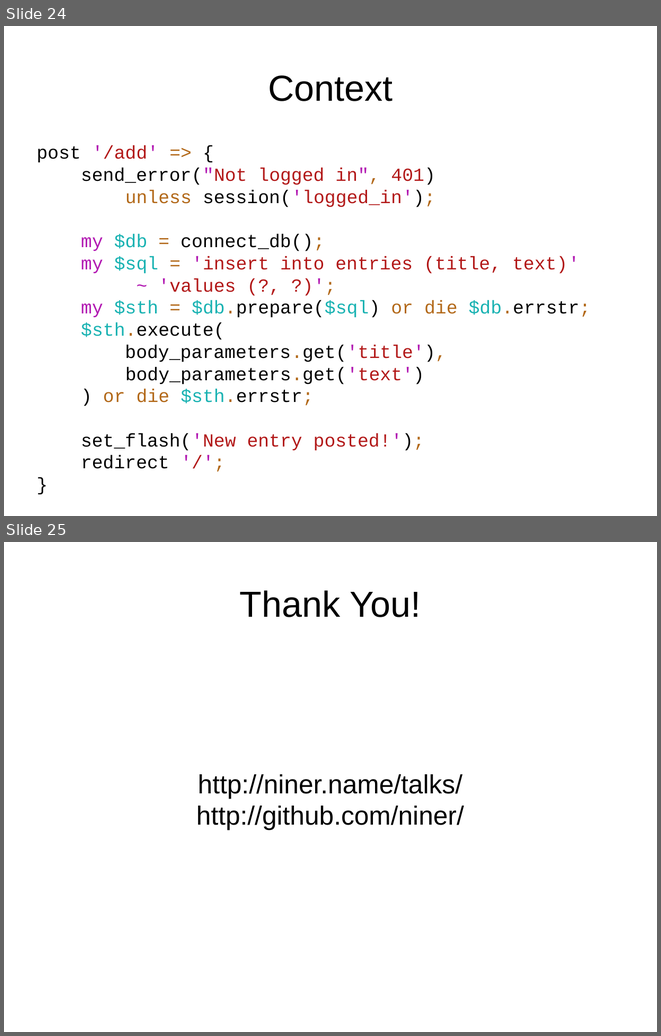
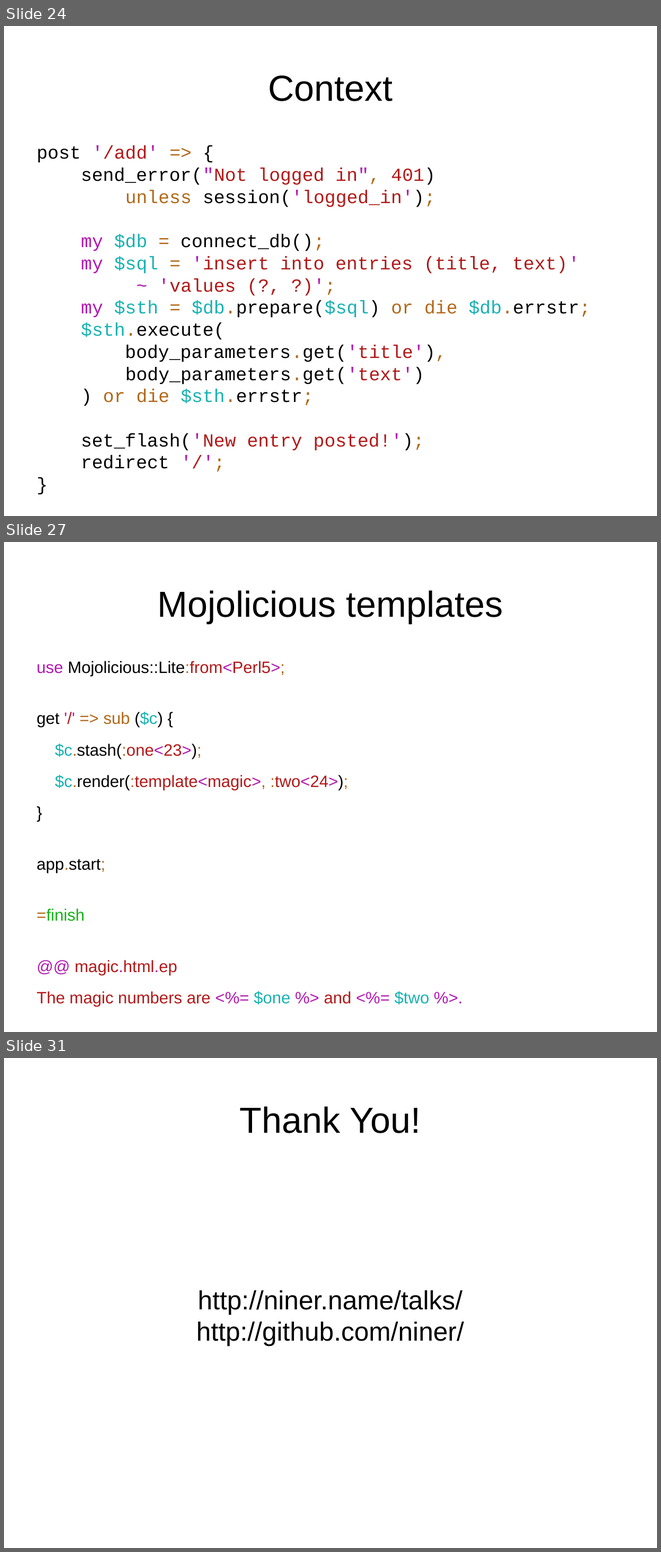
Before and after one commit to niner/talks, a slide deck: Web development and Perl 6/Web development and Perl 6.odp. Shown one above the other, each under a label of ours: slides 24 and 25 before the commit, slides 24, 27 and 31 after it; the slides between them are not shown. The pictures are 661x1036 and 661x1552 pixels, drawn with LibreOffice and Linux fonts; fonts in the diff are those of the drawing. Boxes give left, top, right and bottom in pixels: in the first picture for what was removed or moved away, otherwise in the second. Text is boxed around its words. In the diff, an @@ line names an element or a change of style, - is before the commit and + after.

Commit message:
Mojolicious part of Web dev

```diff
--- a/Web development and Perl 6/Web development and Perl 6.odp
+++ b/Web development and Perl 6/Web development and Perl 6.odp
@@ slide 27 added at [4, 542, 657, 1032], background #FFFFFF @@
@@ title added at [157, 590, 503, 623], 44 pt, text #000000 @@
+Mojolicious templates
@@ text added at [37, 661, 430, 1006], 20 pt, text #B21818 @@
+use Mojolicious::Lite:from<Perl5>;
+get '/' => sub ($c) {
+$c.stash(:one<23>);
+$c.render(:template<magic>, :two<24>);
+}
+app.start;
+=finish
+@@ magic.html.ep
+The magic numbers are <%= $one %> and <%= $two %>.
@@ what was slide 25 is now slide 31 @@
```
Also in this commit, not shown: 2 slides changed, 5 other slides added, 4 other files.
